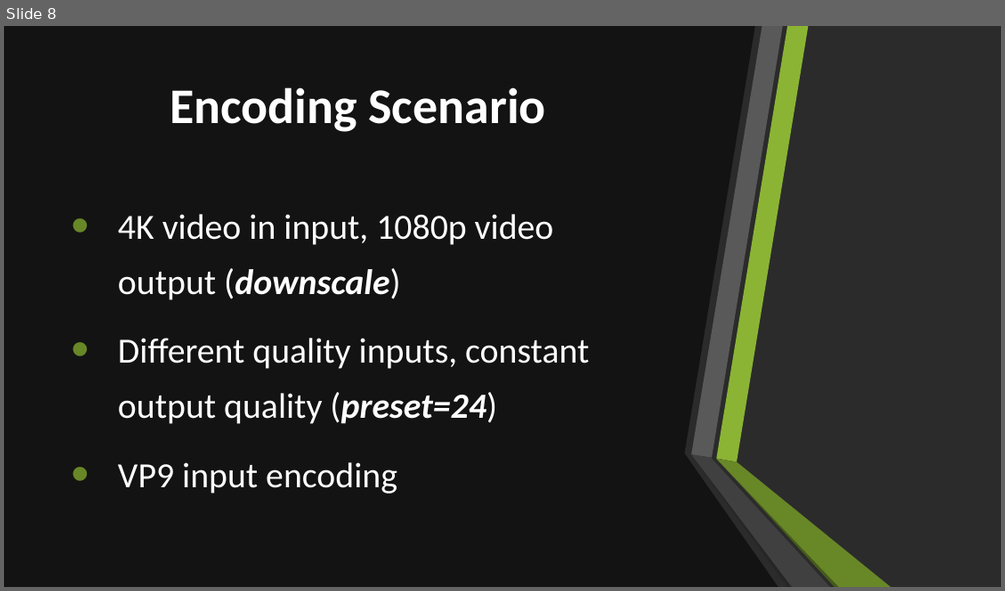
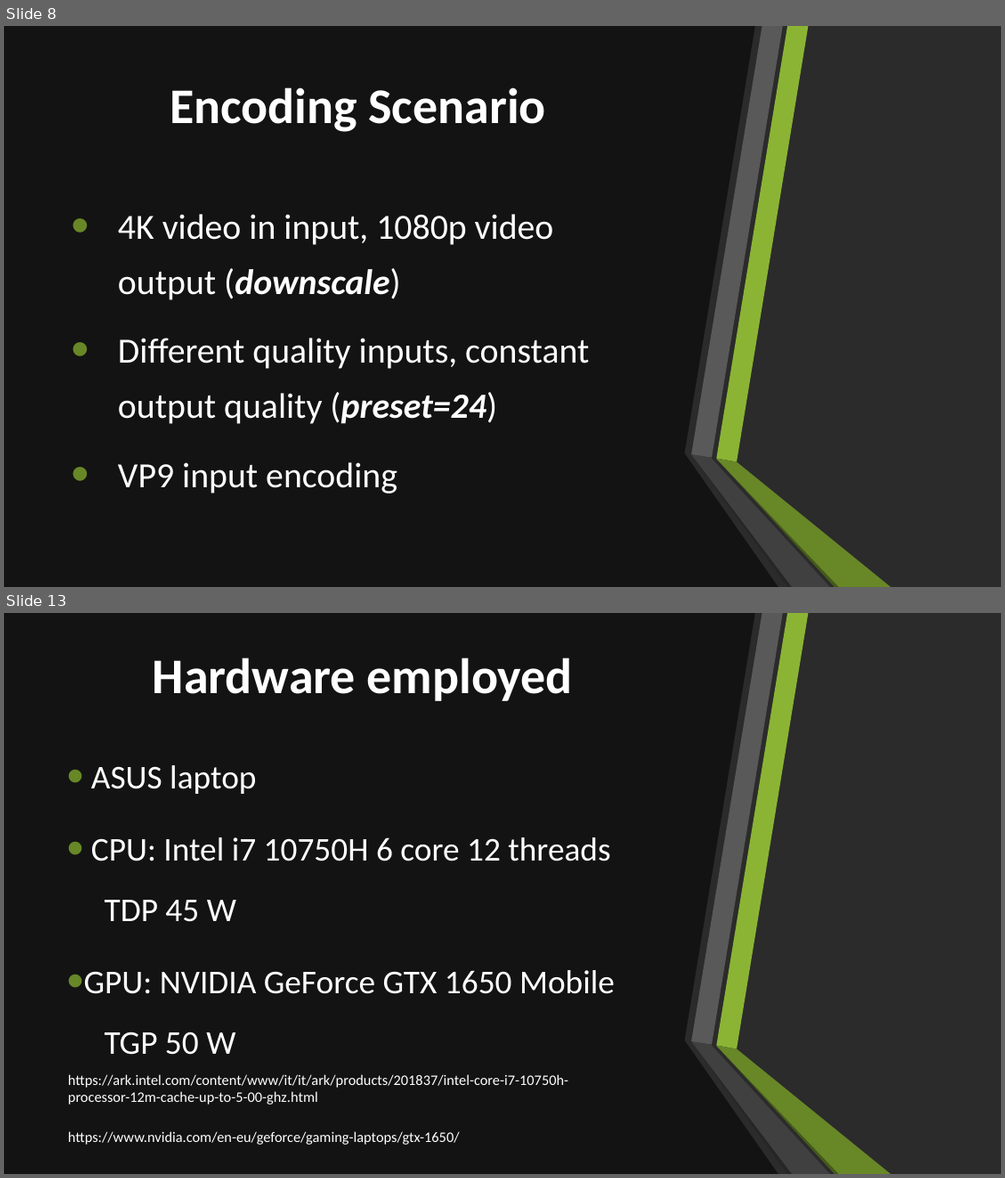
Before and after one commit to Rijndael99/encoding_bench, a slide deck: presentation.pptx. Shown one above the other, each under a label of ours: slide 8 before the commit, slides 8 and 13 after it; the slides between them are not shown. The pictures are 1005x591 and 1005x1178 pixels, drawn with LibreOffice and Linux fonts; fonts in the diff are those of the drawing; background and template pictures are left out; a plain dark background stands for a picture behind light text. Boxes give left, top, right and bottom in pixels: in the first picture for what was removed or moved away, otherwise in the second. Text is boxed around its words. In the diff, an @@ line names an element or a change of style, - is before the commit and + after.

```diff
--- a/presentation.pptx
+++ b/presentation.pptx
@@ slide 13 added at (4,613,1001,1174), background picture (left out); not listed: 6 template elements that a slide beside it also shows @@
@@ rectangle added at (4,613,1001,1174), fill #FFFFFF @@
@@ freeform shape added at (4,613,778,1174), fill #0D0D0D at 80% opacity @@
@@ title added at (153,657,573,701), 48 pt, text #FFFFFF, bold @@
+Hardware employed
@@ text added at (84,765,615,1054), 32 pt, text #FFFFFF @@
+• ASUS laptop
+• CPU: Intel i7 10750H 6 core 12 threads
+  TDP 45 W
+• GPU: NVIDIA GeForce GTX 1650 Mobile
+  TGP 50 W
@@ group added at (691,613,890,1174): 6 freeform shapes @@
@@ text added at (68,1074,568,1104), 14 pt, text #FFFFFF @@
+https://ark.intel.com/content/www/it/it/ark/products/201837/intel-core-i7-10750h-processor-12m-cache-up-to-5-00-ghz.html
@@ text added at (68,1131,460,1144), 14 pt, text #FFFFFF @@
+https://www.nvidia.com/en-eu/geforce/gaming-laptops/gtx-1650/
```
Also in this commit, not shown: 5 slides changed, 7 other slides added.
